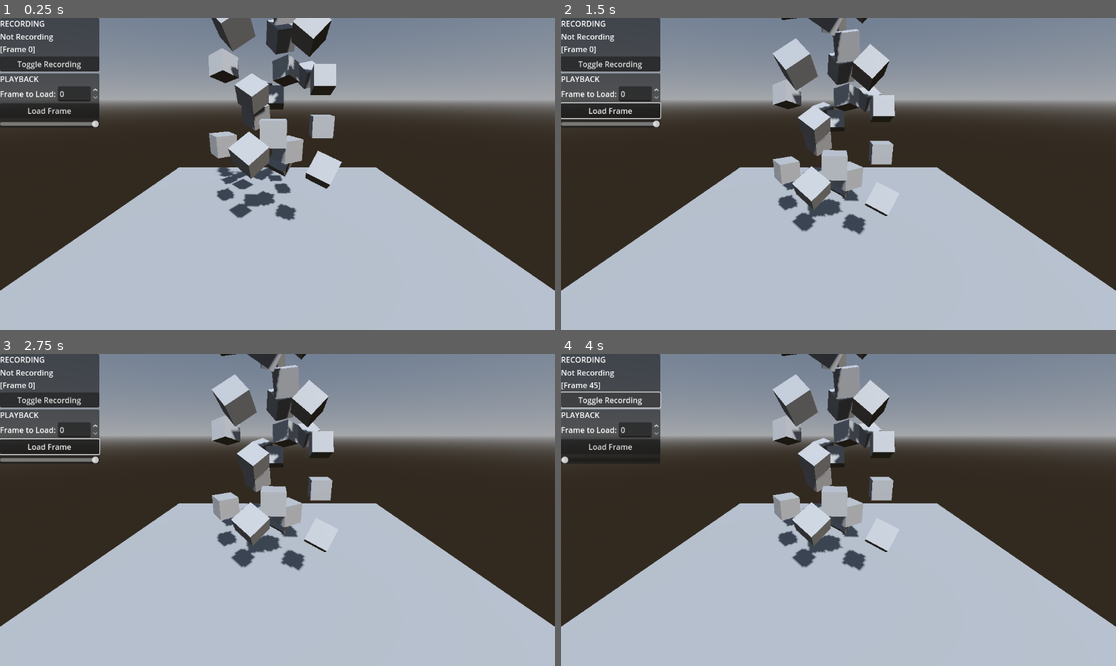
Above: before the commit, frames 1-4 (two rows, left to right).
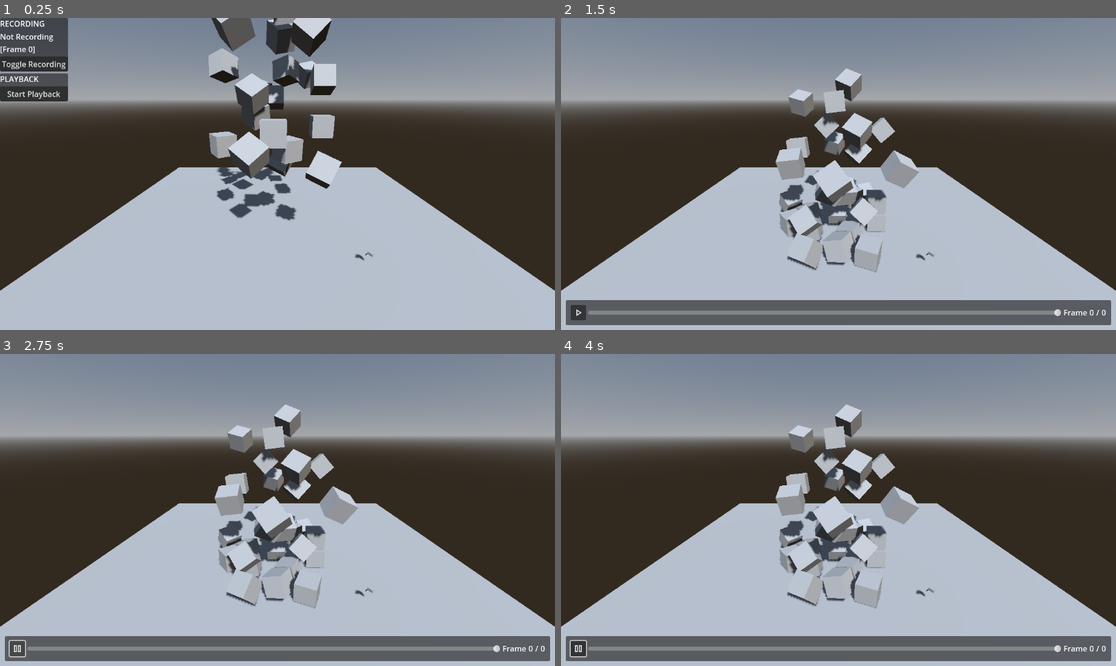
Above: after the commit, the same moments.

Repository: Brettehwarrior/fren-makes-a-movie
Game: Godot game, scene res://scenes/test/trent/state_recording/state_recording.tscn
Two runs of this game, one before a commit and one after it. Both use one fixed random seed, a clock stepped at 60 frames per second and the inputs below.
Inputs (mouse positions are in pixels of both pictures, inside the frame that each line leads up to):
- Up to frame 1 (0.25 s): no input
- Up to frame 2 (1.5 s): click (610, 111) at 0.5 s, where only the run before the commit has a clickable "Load Frame"; click (594, 92) at 1.25 s, where only the run after the commit has a clickable "Start Playback"
- Up to frame 3 (2.75 s): click (16, 647) at 2.02 s
- Up to frame 4 (4 s): click (610, 400) at 2.75 s, where only the run before the commit has a clickable "Toggle Recording"; click (610, 400) at 3.5 s, where only the run before the commit has a clickable "Toggle Recording"

The runs differ from the first frame. In frame 1, 3.4% of the frame differs, in the area x 0-68%, y 0-78%; in frame 2, 24%; in frame 3, 24%; in frame 4, 24%, in the area x 0-100%, y 0-99%.
Error before the commit: Invalid access to property or key 'list' on a base object of type 'Nil'. (res://scenes/singleton/replay_manager/replay_manager.gd:91)
Error after the commit: Invalid access to property or key 'list' on a base object of type 'Nil'. (res://scenes/singleton/replay_manager/replay_manager.gd:96)

Commit message:
Add camcorder and improve replay UI

Diff:
--- a/project.godot
+++ b/project.godot
@@ -22,6 +22,7 @@
 [global_group]
 
 replayable=""
+tickable=""
 
 [rendering]
 
--- /dev/null
+++ b/scenes/objects/camcorder/camcorder.gd
@@ -0,0 +1,16 @@
+extends Node3D
+
+func _ready() -> void:
+	ReplayManager.register_camera(self)
+
+
+func _save_state() -> Dictionary:
+	var state : Dictionary = {}
+	state.position = position
+	state.rotation = rotation
+	return state
+
+
+func _load_state(state : Dictionary) -> void:
+	position = state.position
+	rotation = state.rotation
--- /dev/null
+++ b/scenes/objects/camcorder/camcorder.tscn
@@ -0,0 +1,28 @@
+[gd_scene load_steps=3 format=3 uid="uid://cu7ubi8clos5r"]
+
+[ext_resource type="Script" uid="uid://rcl7uvpdhcbb" path="res://scenes/objects/camcorder/camcorder.gd" id="1_aa2of"]
+
+[sub_resource type="ViewportTexture" id="ViewportTexture_cfngs"]
+viewport_path = NodePath("SubViewport")
+
+[node name="Camcorder" type="Node3D" groups=["replayable"]]
+script = ExtResource("1_aa2of")
+
+[node name="Model" type="Node3D" parent="."]
+
+[node name="CSGBox3D" type="CSGBox3D" parent="Model"]
+transform = Transform3D(2.54444, 0, 0, 0, 2.54444, 0, 0, 0, 2.54444, 0.0523022, 7.67132e-09, 0.115285)
+size = Vector3(0.05, 0.05, 0.1)
+
+[node name="CSGBox3D2" type="CSGBox3D" parent="Model"]
+transform = Transform3D(2.54444, 0, 0, 0, 2.54444, 0, 0, 0, 2.54444, -0.0515327, 7.67132e-09, 0.0181914)
+size = Vector3(0.113867, 0.0427246, 0.00561523)
+
+[node name="Sprite3D" type="Sprite3D" parent="Model"]
+transform = Transform3D(0.211464, 0, 0, 0, 0.211464, 0, 0, 0, 0.211464, -0.102364, -3.02438e-08, 0.0286386)
+texture = SubResource("ViewportTexture_cfngs")
+
+[node name="SubViewport" type="SubViewport" parent="."]
+size = Vector2i(64, 48)
+
+[node name="Camera3D" type="Camera3D" parent="SubViewport"]
--- /dev/null
+++ b/scenes/playback/playback_ui/images/pause.svg
@@ -0,0 +1 @@
+<svg xmlns="http://www.w3.org/2000/svg" height="24px" viewBox="0 -960 960 960" width="24px" fill="#e3e3e3"><path d="M520-200v-560h240v560H520Zm-320 0v-560h240v560H200Zm400-80h80v-400h-80v400Zm-320 0h80v-400h-80v400Zm0-400v400-400Zm320 0v400-400Z"/></svg>
--- /dev/null
+++ b/scenes/playback/playback_ui/images/play_arrow.svg
@@ -0,0 +1 @@
+<svg xmlns="http://www.w3.org/2000/svg" height="24px" viewBox="0 -960 960 960" width="24px" fill="#e3e3e3"><path d="M320-200v-560l440 280-440 280Zm80-280Zm0 134 210-134-210-134v268Z"/></svg>
--- /dev/null
+++ b/scenes/playback/playback_ui/playback_ui.gd
@@ -0,0 +1,63 @@
+extends Control
+
+@export var play_pause_button : Button
+@export var play_icon : Texture2D
+@export var pause_icon : Texture2D
+
+@export var frame_slider : Slider
+@export var current_frame_label : Label
+@export var total_frames_label : Label
+
+var _is_playing : bool = false
+
+
+func _ready() -> void:
+	visible = false
+	ReplayManager.started_playback.connect(_initialize)
+
+
+func _initialize() -> void:
+	visible = true
+	frame_slider.max_value = ReplayManager.get_current_recording_frame() - 1
+	total_frames_label.text = str(int(frame_slider.max_value))
+	assert(frame_slider.max_value > 0, "ReplayManager has no frames recorded")
+
+
+func _tick() -> void:
+	if not ReplayManager.is_playing_back():
+		return
+
+	if _is_playing:
+		frame_slider.value += 1
+	current_frame_label.text = str(int(frame_slider.value))
+
+
+func _on_play_pause_button_pressed() -> void:
+	if frame_slider.value >= frame_slider.max_value:
+		_is_playing = true
+		_update_play_pause_button_icon()
+		frame_slider.value = 0
+		return
+
+	_is_playing = not _is_playing
+	_update_play_pause_button_icon()
+
+
+func _update_play_pause_button_icon() -> void:
+	play_pause_button.icon = pause_icon if _is_playing else play_icon
+
+
+func _on_frame_slider_value_changed(value:float) -> void:
+	if value >= frame_slider.max_value:
+		_is_playing = false
+		_update_play_pause_button_icon()
+	_load_game_state(int(value))
+
+
+func _load_game_state(frame : int) -> void:
+	ReplayManager.load_game_state(frame)
+
+
+func _on_frame_slider_drag_started() -> void:
+	_is_playing = false
+	_update_play_pause_button_icon()
--- /dev/null
+++ b/scenes/playback/playback_ui/playback_ui.tscn
@@ -0,0 +1,80 @@
+[gd_scene load_steps=4 format=3 uid="uid://bw1tvapvx2eve"]
+
+[ext_resource type="Script" uid="uid://bwdpuqgwf4ot6" path="res://scenes/playback/playback_ui/playback_ui.gd" id="1_3dwwi"]
+[ext_resource type="Texture2D" uid="uid://dlaprxlk8bweb" path="res://scenes/playback/playback_ui/images/play_arrow.svg" id="1_w5pia"]
+[ext_resource type="Texture2D" uid="uid://dh2scsp7nggxy" path="res://scenes/playback/playback_ui/images/pause.svg" id="3_vm3ey"]
+
+[node name="PlaybackUI" type="Control" node_paths=PackedStringArray("play_pause_button", "frame_slider", "current_frame_label", "total_frames_label") groups=["tickable"]]
+layout_mode = 3
+anchors_preset = 12
+anchor_top = 1.0
+anchor_right = 1.0
+anchor_bottom = 1.0
+grow_horizontal = 2
+grow_vertical = 0
+script = ExtResource("1_3dwwi")
+play_pause_button = NodePath("MarginContainer/PanelContainer/MarginContainer/HBoxContainer/PlayPauseButton")
+play_icon = ExtResource("1_w5pia")
+pause_icon = ExtResource("3_vm3ey")
+frame_slider = NodePath("MarginContainer/PanelContainer/MarginContainer/HBoxContainer/FrameSlider")
+current_frame_label = NodePath("MarginContainer/PanelContainer/MarginContainer/HBoxContainer/HBoxContainer/CurrentFrameLabel")
+total_frames_label = NodePath("MarginContainer/PanelContainer/MarginContainer/HBoxContainer/HBoxContainer/TotalFramesLabel")
+
+[node name="MarginContainer" type="MarginContainer" parent="."]
+layout_mode = 1
+anchors_preset = 12
+anchor_top = 1.0
+anchor_right = 1.0
+anchor_bottom = 1.0
+grow_horizontal = 2
+grow_vertical = 0
+theme_override_constants/margin_left = 10
+theme_override_constants/margin_top = 10
+theme_override_constants/margin_right = 10
+theme_override_constants/margin_bottom = 10
+
+[node name="PanelContainer" type="PanelContainer" parent="MarginContainer"]
+layout_mode = 2
+
+[node name="MarginContainer" type="MarginContainer" parent="MarginContainer/PanelContainer"]
+layout_mode = 2
+theme_override_constants/margin_left = 10
+theme_override_constants/margin_top = 10
+theme_override_constants/margin_right = 10
+theme_override_constants/margin_bottom = 10
+
+[node name="HBoxContainer" type="HBoxContainer" parent="MarginContainer/PanelContainer/MarginContainer"]
+layout_mode = 2
+
+[node name="PlayPauseButton" type="Button" parent="MarginContainer/PanelContainer/MarginContainer/HBoxContainer"]
+layout_mode = 2
+size_flags_vertical = 4
+icon = ExtResource("1_w5pia")
+
+[node name="FrameSlider" type="HSlider" parent="MarginContainer/PanelContainer/MarginContainer/HBoxContainer"]
+layout_mode = 2
+size_flags_horizontal = 3
+size_flags_vertical = 4
+
+[node name="HBoxContainer" type="HBoxContainer" parent="MarginContainer/PanelContainer/MarginContainer/HBoxContainer"]
+layout_mode = 2
+
+[node name="Label2" type="Label" parent="MarginContainer/PanelContainer/MarginContainer/HBoxContainer/HBoxContainer"]
+layout_mode = 2
+text = "Frame"
+
+[node name="CurrentFrameLabel" type="Label" parent="MarginContainer/PanelContainer/MarginContainer/HBoxContainer/HBoxContainer"]
+layout_mode = 2
+text = "999"
+
+[node name="Label" type="Label" parent="MarginContainer/PanelContainer/MarginContainer/HBoxContainer/HBoxContainer"]
+layout_mode = 2
+text = "/"
+
+[node name="TotalFramesLabel" type="Label" parent="MarginContainer/PanelContainer/MarginContainer/HBoxContainer/HBoxContainer"]
+layout_mode = 2
+text = "999"
+
+[connection signal="pressed" from="MarginContainer/PanelContainer/MarginContainer/HBoxContainer/PlayPauseButton" to="." method="_on_play_pause_button_pressed"]
+[connection signal="drag_started" from="MarginContainer/PanelContainer/MarginContainer/HBoxContainer/FrameSlider" to="." method="_on_frame_slider_drag_started"]
+[connection signal="value_changed" from="MarginContainer/PanelContainer/MarginContainer/HBoxContainer/FrameSlider" to="." method="_on_frame_slider_value_changed"]
--- a/scenes/singleton/replay_manager/replay_manager.gd
+++ b/scenes/singleton/replay_manager/replay_manager.gd
@@ -12,6 +12,7 @@
 var _is_playing_back : bool = false
 var _current_recording_frame : int = 0
 
+var _playback_object_node_path : String
 
 class NodeFrameDataHistory:
 	var list : Array[NodeFrameData]
@@ -41,9 +42,13 @@
 
 
 func _tick() -> void:
+	var tickable_nodes : Array[Node] = get_tree().get_nodes_in_group("tickable")
+	_tick_nodes(tickable_nodes)
+
+	if _is_playing_back:
+		return
+
 	var replayable_nodes : Array[Node] = get_tree().get_nodes_in_group("replayable")
-
-	_tick_nodes(replayable_nodes)
 	_tick_recording(replayable_nodes)
 
 
@@ -101,6 +106,11 @@
 
 			node._load_state(state_to_load)
 
+			if node_path == _playback_object_node_path:
+				var current_camera = get_viewport().get_camera_3d()
+				current_camera.position = node.position
+				current_camera.rotation = node.rotation
+
 
 func start_recording() -> void:
 	_is_recording = true
@@ -112,9 +122,16 @@
 	stopped_recording.emit()
 
 
+func register_camera(node : Node) -> void:
+	assert(_playback_object_node_path == "", "Tried to register second camera")
+	_playback_object_node_path = str(node.get_path())
+
+
 func start_playback() -> void:
 	if _is_recording:
 		stop_recording()
+	_is_playing_back = true
+	load_game_state(0)
 	started_playback.emit()
 
 
--- a/scenes/test/trent/state_recording/state_recording.tscn
+++ b/scenes/test/trent/state_recording/state_recording.tscn
@@ -1,7 +1,9 @@
-[gd_scene load_steps=7 format=3 uid="uid://bpustnxk14xmd"]
+[gd_scene load_steps=9 format=3 uid="uid://bpustnxk14xmd"]
 
 [ext_resource type="PackedScene" uid="uid://b7u8dyskxyrx6" path="res://scenes/objects/simple/rigid_body_cube.tscn" id="1_35tti"]
+[ext_resource type="PackedScene" uid="uid://bw1tvapvx2eve" path="res://scenes/playback/playback_ui/playback_ui.tscn" id="2_dvvtw"]
 [ext_resource type="PackedScene" uid="uid://bx6et0snsnu0t" path="res://scenes/test/trent/state_recording/test_recording_ui.tscn" id="2_kpg22"]
+[ext_resource type="PackedScene" uid="uid://cu7ubi8clos5r" path="res://scenes/objects/camcorder/camcorder.tscn" id="3_ujh2q"]
 
 [sub_resource type="ProceduralSkyMaterial" id="ProceduralSkyMaterial_hs12w"]
 
@@ -19,6 +21,8 @@
 [node name="CanvasLayer" type="CanvasLayer" parent="."]
 
 [node name="TestRecordingUI" parent="CanvasLayer" instance=ExtResource("2_kpg22")]
+
+[node name="PlaybackUI" parent="CanvasLayer" instance=ExtResource("2_dvvtw")]
 
 [node name="Camera3D" type="Camera3D" parent="."]
 transform = Transform3D(1, 0, 0, 0, 0.939016, 0.343873, 0, -0.343873, 0.939016, 0, 7.5262, 10.4295)
@@ -139,3 +143,6 @@
 
 [node name="RigidBodyCube32" parent="Rigidbodies" instance=ExtResource("1_35tti")]
 transform = Transform3D(-0.487969, -0.0591418, 0.870855, -0.848124, 0.267964, -0.457034, -0.206328, -0.961612, -0.180918, -0.362982, 11.9492, 1.95483)
+
+[node name="Camcorder" parent="Rigidbodies" instance=ExtResource("3_ujh2q")]
+transform = Transform3D(0.846193, 0, 0.532876, 0, 1, 0, -0.532876, 0, 0.846193, 3.99712, 1.15126, 3.15825)
--- a/scenes/test/trent/state_recording/test_recording_ui.gd
+++ b/scenes/test/trent/state_recording/test_recording_ui.gd
@@ -1,13 +1,9 @@
 extends Control
 
 @export var recording_status_label : Label
-@export var frame_spin_box : SpinBox
-@export var frame_slider : Slider
+
 
 func _process(_delta: float) -> void:
-	frame_spin_box.max_value = ReplayManager.get_current_recording_frame() - 1
-	frame_slider.max_value = ReplayManager.get_current_recording_frame() - 1
-
 	if ReplayManager.is_recording():
 		recording_status_label.text = "Recording\n[Frame %d]" % ReplayManager.get_current_recording_frame()
 	else:
@@ -21,16 +17,6 @@
 		ReplayManager.start_recording()
 
 
-func _on_load_frame_button_pressed() -> void:
-	_load_game_state(int(frame_spin_box.value))
-
-
-func _on_frame_slider_value_changed(value: float) -> void:
-	frame_spin_box.value = value
-	_load_game_state(int(value))
-
-
-func _load_game_state(frame : int) -> void:
-	ReplayManager.load_game_state(frame)
-	if not ReplayManager.is_playing_back():
-		ReplayManager.start_playback()
+func _on_start_playback_button_pressed() -> void:
+	ReplayManager.start_playback()
+	visible = false
--- a/scenes/test/trent/state_recording/test_recording_ui.tscn
+++ b/scenes/test/trent/state_recording/test_recording_ui.tscn
@@ -2,17 +2,16 @@
 
 [ext_resource type="Script" uid="uid://br5h7tmns6bjs" path="res://scenes/test/trent/state_recording/test_recording_ui.gd" id="1_5m0rh"]
 
-[node name="TestRecordingUI" type="Control" node_paths=PackedStringArray("recording_status_label", "frame_spin_box", "frame_slider")]
+[node name="TestRecordingUI" type="Control" node_paths=PackedStringArray("recording_status_label")]
 layout_mode = 3
 anchors_preset = 0
 offset_right = 40.0
 offset_bottom = 40.0
 script = ExtResource("1_5m0rh")
 recording_status_label = NodePath("VBoxContainer/PanelContainer/HBoxContainer/RecordingStatusLabel")
-frame_spin_box = NodePath("VBoxContainer/PanelContainer2/HBoxContainer/HBoxContainer/FrameSpinBox")
-frame_slider = NodePath("VBoxContainer/PanelContainer2/HBoxContainer/FrameSlider")
 
 [node name="VBoxContainer" type="VBoxContainer" parent="."]
+layout_mode = 0
 offset_right = 40.0
 offset_bottom = 40.0
 
@@ -44,23 +43,9 @@
 layout_mode = 2
 text = "PLAYBACK"
 
-[node name="HBoxContainer" type="HBoxContainer" parent="VBoxContainer/PanelContainer2/HBoxContainer"]
+[node name="StartPlaybackButton" type="Button" parent="VBoxContainer/PanelContainer2/HBoxContainer"]
 layout_mode = 2
-
-[node name="Label" type="Label" parent="VBoxContainer/PanelContainer2/HBoxContainer/HBoxContainer"]
-layout_mode = 2
-text = "Frame to Load:"
-
-[node name="FrameSpinBox" type="SpinBox" parent="VBoxContainer/PanelContainer2/HBoxContainer/HBoxContainer"]
-layout_mode = 2
-
-[node name="LoadFrameButton" type="Button" parent="VBoxContainer/PanelContainer2/HBoxContainer"]
-layout_mode = 2
-text = "Load Frame"
-
-[node name="FrameSlider" type="HSlider" parent="VBoxContainer/PanelContainer2/HBoxContainer"]
-layout_mode = 2
+text = "Start Playback"
 
 [connection signal="pressed" from="VBoxContainer/PanelContainer/HBoxContainer/ToggleRecordingButton" to="." method="_on_toggle_recording_button_pressed"]
-[connection signal="pressed" from="VBoxContainer/PanelContainer2/HBoxContainer/LoadFrameButton" to="." method="_on_load_frame_button_pressed"]
-[connection signal="value_changed" from="VBoxContainer/PanelContainer2/HBoxContainer/FrameSlider" to="." method="_on_frame_slider_value_changed"]
+[connection signal="pressed" from="VBoxContainer/PanelContainer2/HBoxContainer/StartPlaybackButton" to="." method="_on_start_playback_button_pressed"]
Not shown, added: scenes/objects/camcorder/camcorder.gd.uid
Not shown, added: scenes/playback/playback_ui/images/pause.svg.import
Not shown, added: scenes/playback/playback_ui/images/play_arrow.svg.import
Not shown, added: scenes/playback/playback_ui/playback_ui.gd.uid
